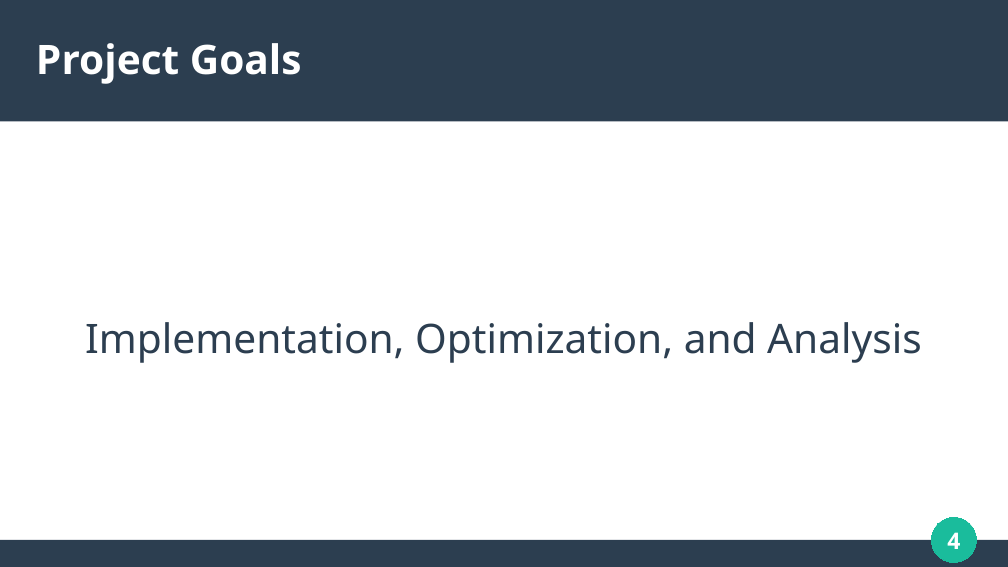
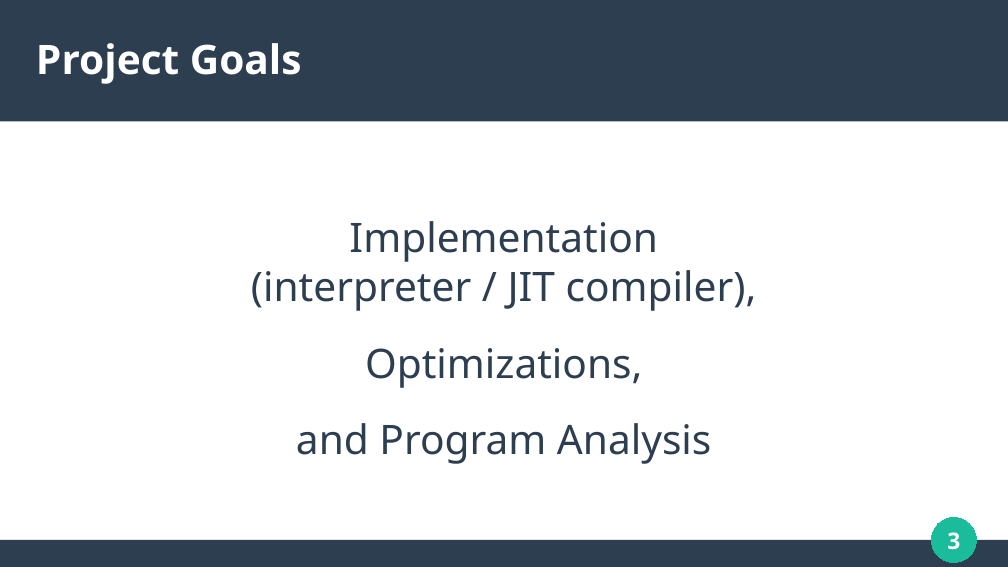
Before and after one commit to solomonarul/bachelors, a slide deck: slide 3 of presentation.odp (slide 4 before the commit). Drawn at 1008x567 pixels with LibreOffice and Linux fonts; fonts in the diff are those of the drawing. Boxes give left, top, right and bottom in pixels: in the first picture for what was removed or moved away, otherwise in the second. Text is boxed around its words. In the diff, an @@ line names an element or a change of style, - is before the commit and + after.

```diff
--- a/presentation.odp
+++ b/presentation.odp
@@ subtitle at [251,221,757,464]: text changed @@
-Implementation, Optimization, and Analysis
+Implementation
+(interpreter / JIT compiler),
+Optimizations,
+and Program Analysis
@@ page number at [947,532,960,550]: text changed @@
-4
+3
```
Also in this commit, not shown: 17 other slides changed, 2 slides added, 3 slides removed, 1 other file.
